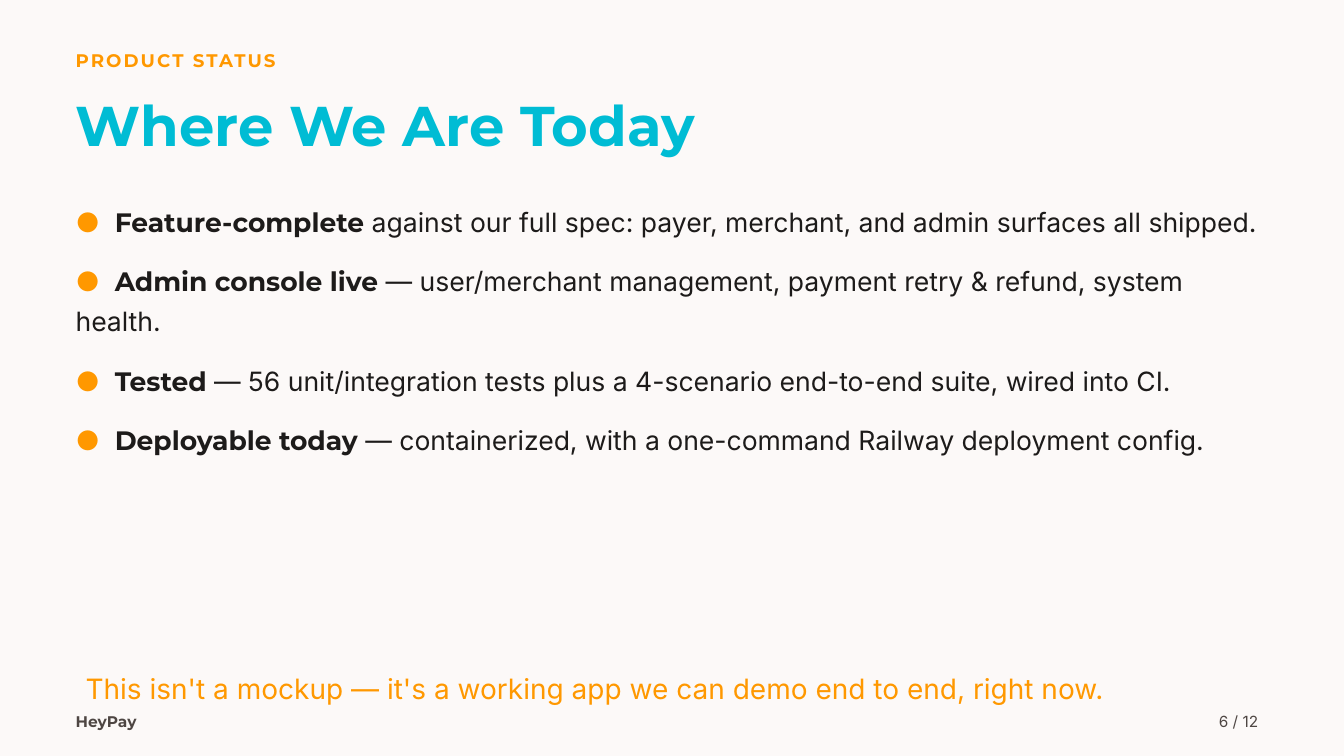
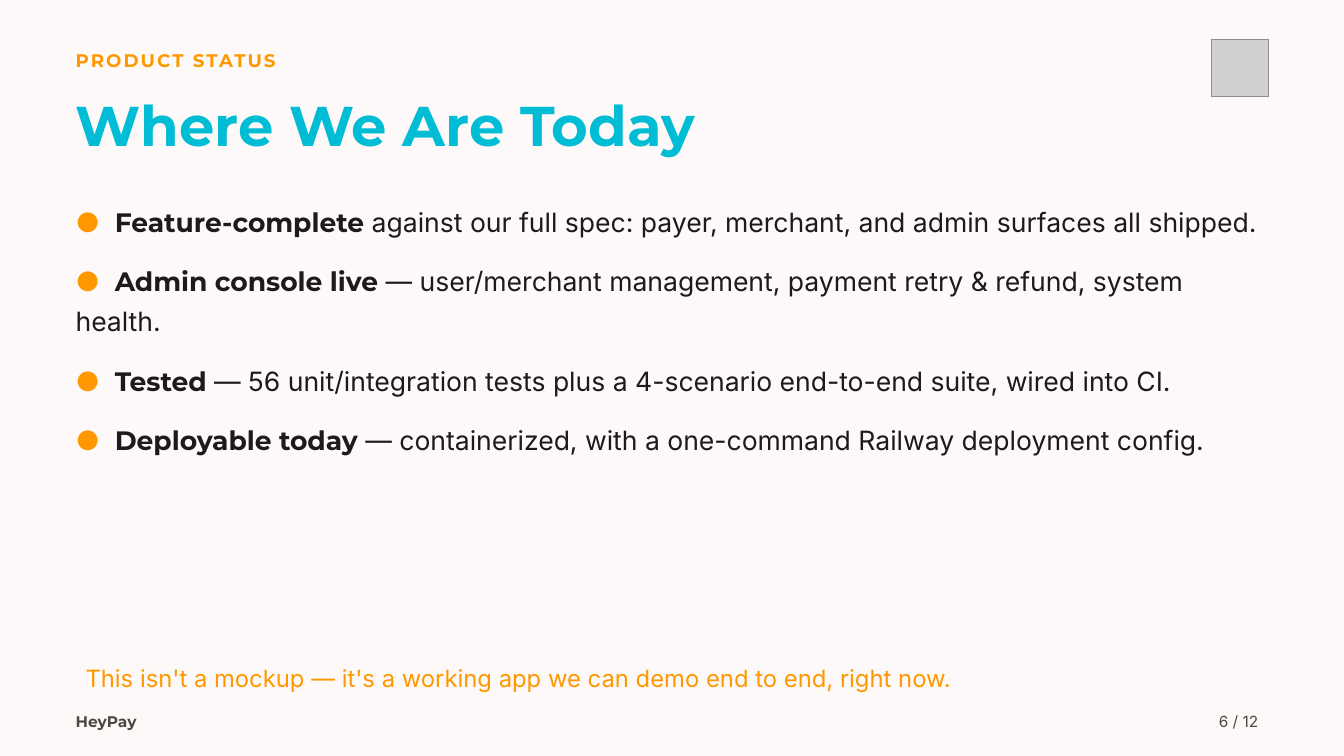
Before and after one commit to artisam-heypay/heypay, a slide deck: slide 6 of docs/pitch-deck-v3.pptx. Drawn at 1344x756 pixels with LibreOffice and Linux fonts; fonts in the diff are those of the drawing; grey boxes stand for pictures. Boxes give left, top, right and bottom in pixels: in the first picture for what was removed or moved away, otherwise in the second. Text is boxed around its words. In the diff, an @@ line names an element or a change of style, - is before the commit and + after.

```diff
--- a/docs/pitch-deck-v3.pptx
+++ b/docs/pitch-deck-v3.pptx
@@ picture added at [1211,39,1268,97] @@
@@ text "This isn't a mockup — ...": place and size @@
-text "This isn't a mockup — ..." at [86,678,1103,705]
+text "This isn't a mockup — ..." at [86,669,951,692]
@@ text "This isn't a mockup — ..." at [86,669,951,692]: size 20 to 17 pt @@
```
Also in this commit, not shown: 11 other slides changed.
